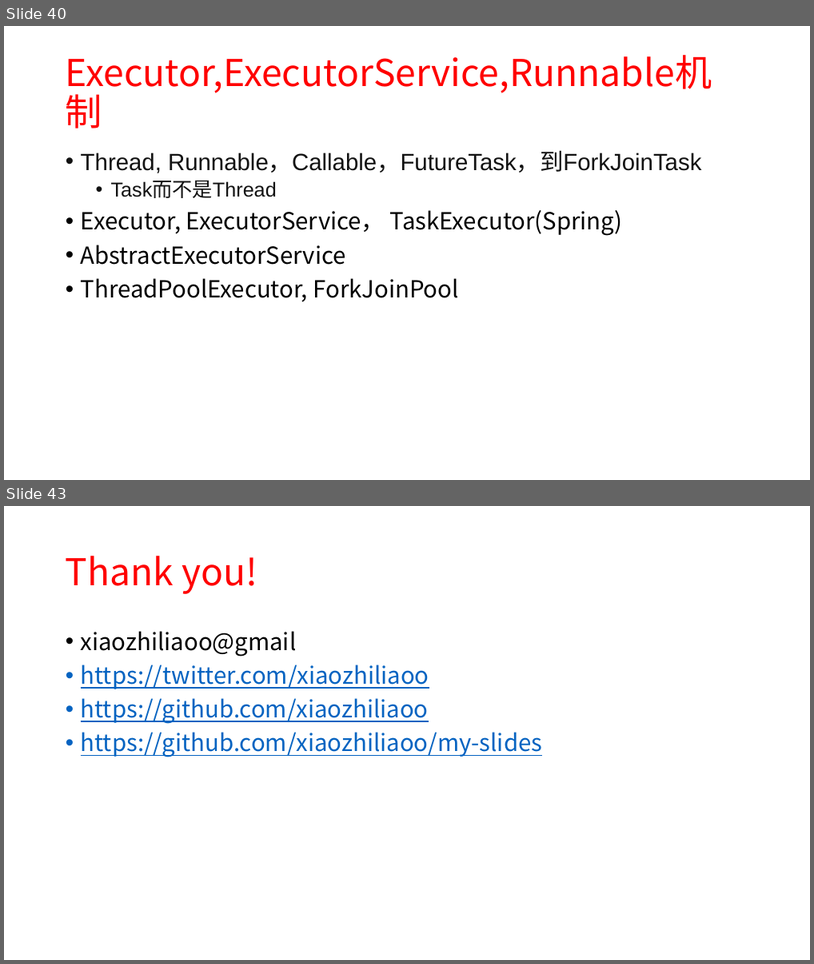
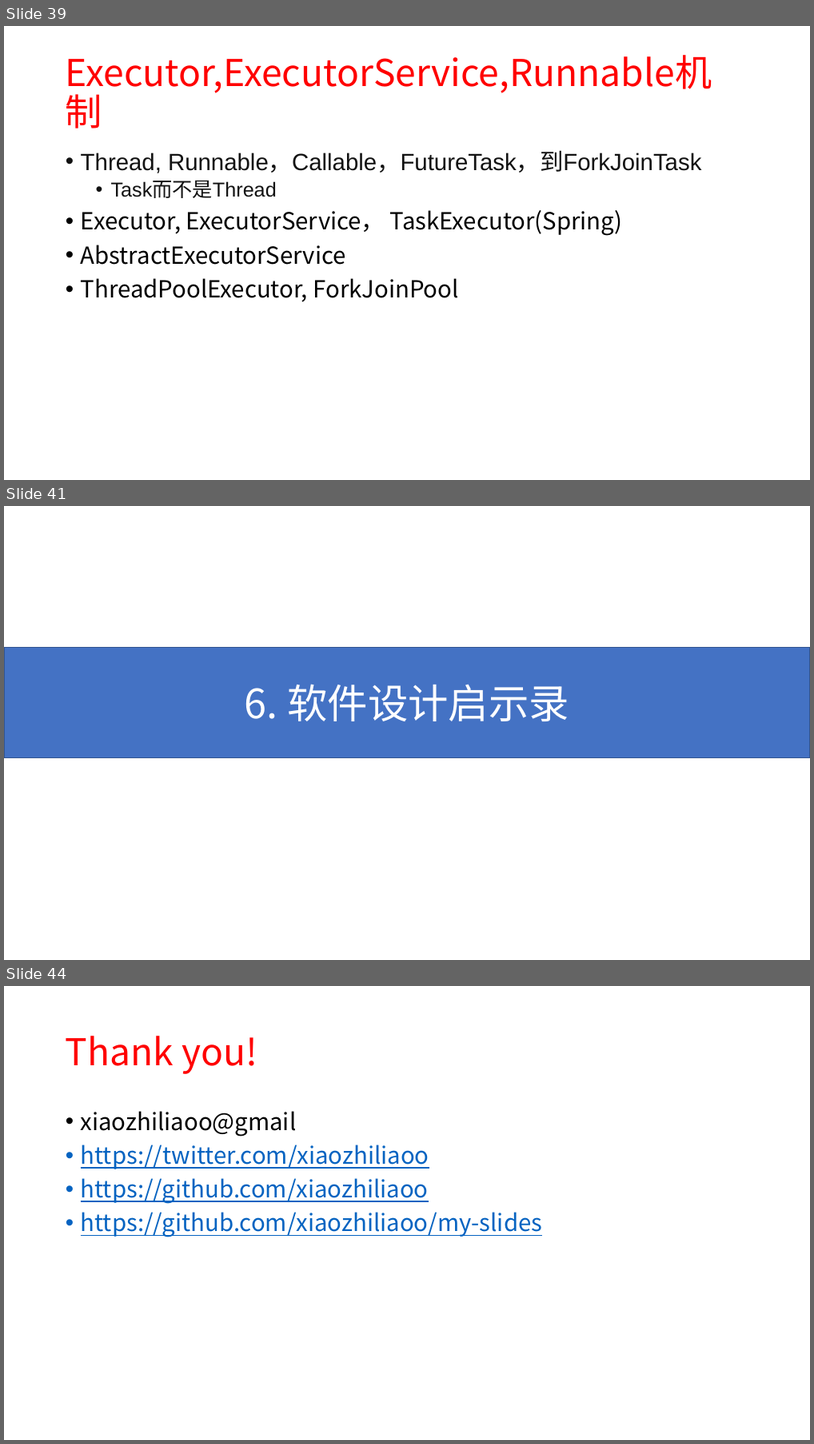
Before and after one commit to xiaozhiliaoo/my-slides, a slide deck: prepare/从crud, pattern, ooad到ddd-软件设计启示.pptx. Shown one above the other, each under a label of ours: slides 40 and 43 before the commit, slides 39, 41 and 44 after it; the slides between them are not shown. The pictures are 814x964 and 814x1444 pixels, drawn with LibreOffice and Linux fonts; fonts in the diff are those of the drawing. Boxes give left, top, right and bottom in pixels: in the first picture for what was removed or moved away, otherwise in the second. Text is boxed around its words. In the diff, an @@ line names an element or a change of style, - is before the commit and + after.

```diff
--- a/prepare/从crud, pattern, ooad到ddd-软件设计启示.pptx
+++ b/prepare/从crud, pattern, ooad到ddd-软件设计启示.pptx
@@ slide 41 added at (4,506,810,960), background #FFFFFF @@
@@ rectangle added at (4,647,810,758), fill #4472C4, outline #325491 1 pt, 48 pt, text #FFFFFF @@
+6. 软件设计启示录
@@ what was slide 40 is now slide 39 @@
@@ what was slide 43 is now slide 44 @@
```
Also in this commit, not shown: 7 slides changed, 2 other slides added, 2 slides removed, 2 other files.
